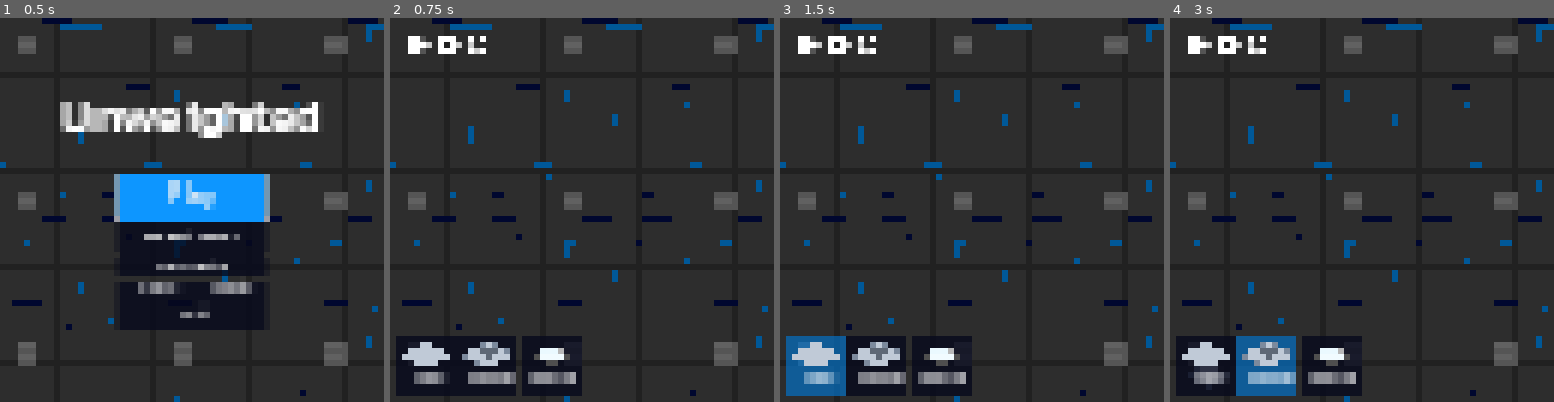
Above: before the commit, frames 1-4 (left to right).
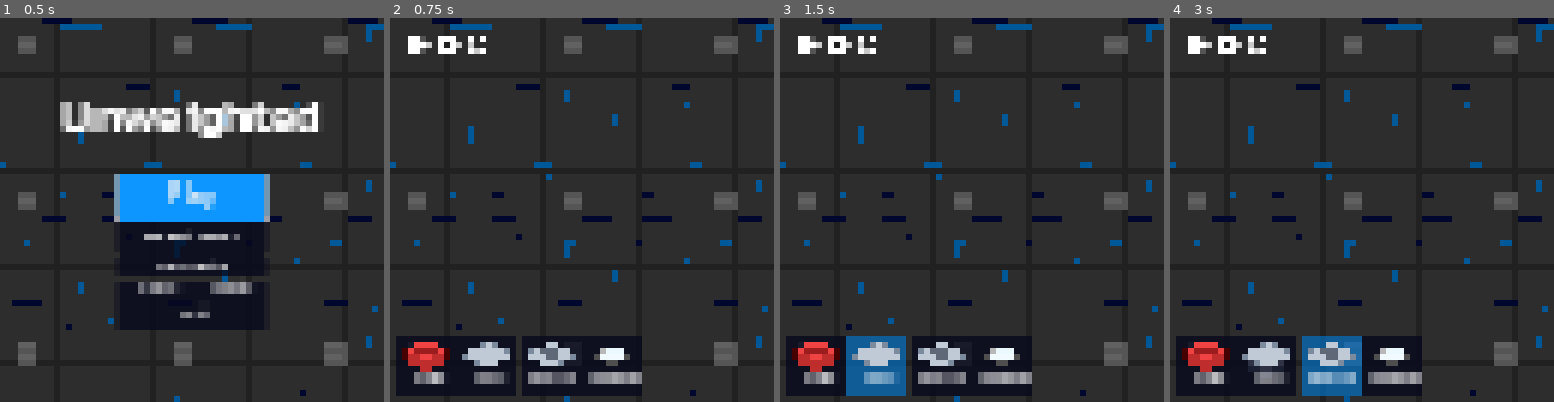
Above: after the commit, the same moments.

Repository: kdreese/gmtk-2022
Game: Godot game, scene res://src/states/menu.tscn
Same seed, same stepped clock (60 frames per second), same inputs: the game is played once before the commit and once after it.
Inputs (mouse positions are in pixels of both pictures, inside the frame that each line leads up to; where the layout moved, square brackets give the same spot in the first picture):
- Up to frame 1 (0.5 s): no input
- Up to frame 2 (0.75 s): click "Level Editor" at 0.5 s
- Up to frame 3 (1.5 s): click (879, 367) [814, 367] at 1.25 s
- Up to frame 4 (3 s): click (1204, 367) at 2.02 s; click (1331, 367) [1269, 367] at 2.75 s

Frame 1 is identical in both runs. In frame 2, 4.0% of the frame differs, in the area x 3-66%, y 82-99%; in frame 3, 7.1%; in frame 4, 7.4%.

Commit message:
Added erase functionality

Diff:
--- a/src/levels/level.gd
+++ b/src/levels/level.gd
@@ -20,16 +20,10 @@
 	ELBOW_DOWN_ON,
 }
 
-enum {
-	LEVEL_BUTTON = 0,
-	TOGGLE,
-	GATE
-}
-
 const CLASS_TO_SCENE : Dictionary = {
-	LEVEL_BUTTON: preload("res://src/objects/level_button.tscn"),
-	TOGGLE: preload("res://src/objects/toggle.tscn"),
-	GATE: preload("res://src/objects/gate.tscn"),
+	LevelObject.BUTTON: preload("res://src/objects/level_button.tscn"),
+	LevelObject.TOGGLE: preload("res://src/objects/toggle.tscn"),
+	LevelObject.GATE: preload("res://src/objects/gate.tscn"),
 }
 
 @export
@@ -49,11 +43,27 @@
 ## Array of arrays representing the objects controlled by each wire net.
 var wire_sinks: Array = []
 
-@onready var tile_map: TileMap = $TileMap
+## Onready vars (see post_init()):
+## The tile map for the level.
+var tile_map: TileMap
 ## A reference to the wire tile map. Not guaranteed to exist.
-@onready var wire_tile_map: TileMap = get_node_or_null("WireTileMap")
-
-@onready var objects: Node2D = $Objects
+var wire_tile_map: TileMap
+## The node that is the parent of all LevelObjects.
+var objects: Node2D
+
+
+## Load some common references.
+## In order to be able to export level data from a PackedScene without having to add it to the tree,
+## and thus hook up some references to LevelObjects, you can call this function. Basically it acts
+## as a phony @onready decorator for tile_map, wire_tile_map, and objects.
+func post_init() -> void:
+	tile_map = $TileMap
+	wire_tile_map = get_node_or_null("WireTileMap")
+	objects = $Objects
+
+
+func _ready() -> void:
+	post_init()
 
 
 func handle_player_move(grid_coords: Vector2) -> void:
@@ -296,14 +306,14 @@
 	cursor += 1
 
 	var level_ends := objects.get_children().filter(
-		func is_level_end(x): return x.get_object_type() == "LevelEnd"
+		func is_level_end(x): return x.get_object_type() == LevelObject.LEVEL_END
 	)
 	if len(level_ends) == 0:
 		return [false, "Level does not contain a finish tile."]
 	elif len(level_ends) > 1:
 		return [false, "Level has more than one finish tile."]
 
-	var finish_tile := tile_map.local_to_map(level_ends[0].position + Vector2(0, 16)) as Vector2i
+	var finish_tile := tile_map.local_to_map(level_ends[0].position - level_ends[0].get_position_offset()) as Vector2i
 
 	output.encode_s8(cursor, finish_tile.x)
 	cursor += 1
@@ -369,32 +379,24 @@
 	output.encode_s8(cursor, objects.get_child_count())
 	cursor += 1
 
-	for object in objects.get_children() as Array[Node]:
+	for object in objects.get_children() as Array[LevelObject]:
+		var coords := tile_map.local_to_map(object.position - object.get_position_offset()) as Vector2i
+		output.encode_s8(cursor, object.get_object_type())
+		output.encode_s8(cursor + 1, coords.x)
+		output.encode_s8(cursor + 2, coords.y)
 		match object.get_object_type():
-			"LevelButton":
+			LevelObject.BUTTON:
 				object = object as LevelButton
-				var coords := tile_map.local_to_map(object.position) as Vector2i
-				output.encode_s8(cursor, LEVEL_BUTTON)
-				output.encode_s8(cursor + 1, coords.x)
-				output.encode_s8(cursor + 2, coords.y)
 				var byte4 := object.minimum_weight as int
 				byte4 |= (object.maximum_weight & 0xF) << 4
 				output.encode_u8(cursor + 3, byte4)
-			"Toggle":
+			LevelObject.TOGGLE:
 				object = object as Toggle
-				var coords := tile_map.local_to_map(object.position) as Vector2i
-				output.encode_s8(cursor, TOGGLE)
-				output.encode_s8(cursor + 1, coords.x)
-				output.encode_s8(cursor + 2, coords.y)
 				var byte4 := object.minimum_weight as int
 				byte4 |= (object.maximum_weight & 0xF) << 4
 				output.encode_u8(cursor + 3, byte4)
-			"Gate":
+			LevelObject.GATE:
 				object = object as Gate
-				var coords := tile_map.local_to_map(object.position + Vector2(0, 8)) as Vector2i
-				output.encode_s8(cursor, GATE)
-				output.encode_s8(cursor + 1, coords.x)
-				output.encode_s8(cursor + 2, coords.y)
 				output.encode_u8(cursor + 3, object.is_open)
 
 		cursor += 4
@@ -425,6 +427,38 @@
 		tile_map.set_cell(layer, tile_br, 2, Vector2i(2, 0), 0)
 
 
+func remove_tile(coords: Vector2i) -> void:
+	var tile_tl := coords + Vector2i(-1, 0)
+	var tile_tr := coords + Vector2i(0, -1)
+	if (tile_map.get_cell_source_id(0, tile_tl) in [0, 1]
+		and tile_map.get_cell_source_id(0, tile_tr) in [0, 1]):
+		tile_map.set_cell(0, coords, 2, Vector2i(0, 0))
+	elif tile_map.get_cell_source_id(0, tile_tl) in [0, 1]:
+		tile_map.set_cell(0, coords, 2, Vector2i(2, 0), 0)
+	elif tile_map.get_cell_source_id(0, tile_tr) in [0, 1]:
+		tile_map.set_cell(0, coords, 2, Vector2i(2, 0), 1)
+	else:
+		tile_map.set_cell(0, coords, -1)
+
+	var tile_bl := coords + Vector2i(0, 1)
+	if (tile_map.get_cell_source_id(0, tile_bl) == 2
+		and	tile_map.get_cell_atlas_coords(0, tile_bl) == Vector2i(2, 0)
+		and	tile_map.get_cell_alternative_tile(0, tile_bl) == 1):
+		tile_map.set_cell(0, tile_bl, -1, Vector2i(0, 0))
+	elif (tile_map.get_cell_source_id(0, tile_bl) == 2
+		  and tile_map.get_cell_atlas_coords(0, tile_bl) == Vector2i(0, 0)):
+		tile_map.set_cell(0, tile_bl, 2, Vector2i(2, 0), 0)
+
+	var tile_br := coords + Vector2i(1, 0)
+	if (tile_map.get_cell_source_id(0, tile_br) == 2
+		and	tile_map.get_cell_atlas_coords(0, tile_br) == Vector2i(2, 0)
+		and	tile_map.get_cell_alternative_tile(0, tile_br) == 0):
+		tile_map.set_cell(0, tile_br, -1, Vector2i(0, 0))
+	elif (tile_map.get_cell_source_id(0, tile_br) == 2
+		  and tile_map.get_cell_atlas_coords(0, tile_br) == Vector2i(0, 0)):
+		tile_map.set_cell(0, tile_br, 2, Vector2i(2, 0), 1)
+
+
 func load_level_data(data: PackedByteArray) -> void:
 	tile_map.clear()
 	for child in objects.get_children():
@@ -447,7 +481,7 @@
 	place_tile(end_tile)
 	var level_end := preload("res://src/objects/level_end.tscn").instantiate() as LevelEnd
 	objects.add_child(level_end)
-	level_end.position = tile_map.map_to_local(end_tile) - Vector2(0, 16)
+	level_end.position = tile_map.map_to_local(end_tile) + level_end.get_position_offset()
 
 	level_end.minimum_weight = data.decode_s8(cursor)
 	cursor += 1
@@ -511,26 +545,24 @@
 			push_error("Object not connected to a wire net. (coords = %d, %d)" % [coords.x, coords.y])
 			continue
 
+		var object = CLASS_TO_SCENE[type].instantiate() as LevelObject
+		object.position = tile_map.map_to_local(coords) + object.get_position_offset()
 		match type:
-			LEVEL_BUTTON:
-				var button := CLASS_TO_SCENE[LEVEL_BUTTON].instantiate()
-				button.position = tile_map.map_to_local(coords)
+			LevelObject.BUTTON:
+				var button := object as LevelButton
 				button.minimum_weight = state & 0xF
 				button.maximum_weight = (state >> 4) & 0xF
 				button.button_pressed.connect(toggle_wire_net.bind(net_idx))
-				objects.add_child(button)
-			TOGGLE:
-				var toggle := CLASS_TO_SCENE[TOGGLE].instantiate()
-				toggle.position = tile_map.map_to_local(coords)
+			LevelObject.TOGGLE:
+				var toggle := object as Toggle
 				toggle.minimum_weight = state & 0xF
 				toggle.maximum_weight = (state >> 4) & 0xF
 				toggle.toggled.connect(toggle_wire_net.bind(net_idx))
-				objects.add_child(toggle)
-			GATE:
-				var gate := CLASS_TO_SCENE[GATE].instantiate()
-				gate.position = tile_map.map_to_local(coords) - Vector2(0, 8)
+			LevelObject.GATE:
+				var gate := object as Gate
 				# Gates delete the tile under them if they're closed.
 				place_tile(coords)
+				gate.tile_map = tile_map
 				gate.is_open = bool(state)
 				wire_sinks[net_idx].append(gate)
-				objects.add_child(gate)
+		objects.add_child(object)
--- a/src/objects/gate.gd
+++ b/src/objects/gate.gd
@@ -1,11 +1,20 @@
 class_name Gate
-extends Node2D
+extends LevelObject
 
 
 var tile_map: TileMap = null
 var grid_coords: Vector2
 
 @export var is_open: bool
+
+
+func get_object_type() -> int:
+	return GATE
+
+
+func get_position_offset() -> Vector2:
+	return Vector2(0, -8)
+
 
 # Called when the node enters the scene tree for the first time.
 func _ready() -> void:
@@ -25,8 +34,6 @@
 		tile_map.set_cell(0, grid_coords, -1)
 
 
-func get_object_type() -> String:
-	return "Gate"
 
 
 func update_animation_speed() -> void:
--- a/src/objects/level_button.gd
+++ b/src/objects/level_button.gd
@@ -1,5 +1,5 @@
 class_name LevelButton
-extends Area2D
+extends LevelObject
 
 
 signal button_pressed
@@ -11,6 +11,14 @@
 @export var maximum_weight: int = 6
 
 
+func get_object_type() -> int:
+	return BUTTON
+
+
+func get_position_offset() -> Vector2:
+	return Vector2.ZERO
+
+
 func _ready() -> void:
 	# Set the initial state to unpressed.
 	$Sprite2D.texture = unpressed_texture
@@ -18,8 +26,7 @@
 		$Indicator.queue_free()
 
 
-func get_object_type() -> String:
-	return "LevelButton"
+
 
 
 func set_pressed() -> void:
--- a/src/objects/level_end.gd
+++ b/src/objects/level_end.gd
@@ -1,5 +1,5 @@
 class_name LevelEnd
-extends Area2D
+extends LevelObject
 
 
 signal exit_reached_success
@@ -9,12 +9,18 @@
 @export var maximum_weight := 6
 
 
+func get_object_type() -> int:
+	return LEVEL_END
+
+
+func get_position_offset() -> Vector2:
+	return Vector2(0, -16)
+
+
 func _ready() -> void:
 	if minimum_weight == 1 and maximum_weight == 6:
 		$Indicator.queue_free()
 
-func get_object_type() -> String:
-	return "LevelEnd"
 
 func _on_LevelEnd_area_entered(area: Area2D) -> void:
 	if area.name != "Player":
--- /dev/null
+++ b/src/objects/level_object.gd
@@ -0,0 +1,19 @@
+class_name LevelObject
+extends Node2D
+
+enum {
+	LEVEL_END,
+	BUTTON,
+	TOGGLE,
+	GATE
+}
+
+
+func get_object_type() -> int:
+	push_error("Function not implemented.")
+	return -1
+
+
+func get_position_offset() -> Vector2:
+	push_error("Function not implemented.")
+	return Vector2.ZERO
--- a/src/objects/toggle.gd
+++ b/src/objects/toggle.gd
@@ -1,5 +1,5 @@
 class_name Toggle
-extends Area2D
+extends LevelObject
 
 signal toggled
 
@@ -7,13 +7,17 @@
 @export var maximum_weight: int = 6
 
 
+func get_object_type() -> int:
+	return TOGGLE
+
+
+func get_position_offset() -> Vector2:
+	return Vector2.ZERO
+
+
 func _ready() -> void:
 	if minimum_weight == 1 and maximum_weight == 6:
 		$Indicator.queue_free()
-
-
-func get_object_type() -> String:
-	return "Toggle"
 
 
 func _on_Toggle_area_entered(area: Area2D) -> void:
--- a/src/states/game.gd
+++ b/src/states/game.gd
@@ -58,19 +58,25 @@
 		remove_child(level)
 		level.queue_free()
 
+	# Instantiate the level, but don't add it to the tree.
 	level = level_scene.instantiate() as Level
-	add_child(level)
+	# Call our faux-ready function (see documentation).
+	level.post_init()
+
 	# Reload the level data to hook up all the right signals.
 	var result := level.save_level_data()
 	if not result[0]:
 		push_error("Could not save level data.")
 		return
-
 	level.load_level_data(result[1])
+
+	# Only now add the level to the scene tree.
+	add_child(level)
+
 	_load_level_internal()
 
 
-## Loads the level stored in the `level` node. Do not call directly
+## Loads the level stored in the `level` node. Do not call this function directly.
 func _load_level_internal():
 
 	var tile_map := level.get_node("TileMap") as TileMap
--- a/src/states/level_editor.gd
+++ b/src/states/level_editor.gd
@@ -1,10 +1,12 @@
 extends Node2D
 
 
-const BUTTON_IGNORE_BOX = Rect2(0, 0, 200, 100)
+const BUTTON_IGNORE_BOX := Rect2(0, 0, 200, 100)
+const OBJECT_PREVIEW_MODULATE := Color(1.0, 1.0, 1.0, 0.75)
 
 enum {
-	NOTHING,
+	NOTHING = 0,
+	ERASE,
 	NORMAL_TILE,
 	START_TILE,
 	FINISH_PAD
@@ -20,7 +22,7 @@
 var mouseover_tile: Vector2i = Vector2i(0,0)
 
 ## The object we are placing, if not a tile.
-var current_object: Node2D = null
+var current_object: LevelObject = null
 ## The position offset from tile center of the current object.
 var current_object_offset: Vector2 = Vector2(0, 0)
 
@@ -58,7 +60,7 @@
 			place_object(mouseover_tile)
 
 
-func mouse_entered_tile(current: Vector2i, prev: Vector2i) -> void:
+func mouse_entered_tile(current: Vector2i, _prev: Vector2i) -> void:
 	if Input.is_mouse_button_pressed(MOUSE_BUTTON_LEFT):
 		place_object(current)
 	else:
@@ -66,35 +68,82 @@
 
 
 func preview_object(coords: Vector2i)-> void:
-	level.tile_map.clear_layer(1)
-	if object_to_place == NOTHING:
-		free_current_object()
+	if object_to_place == ERASE:
+		preview_erase(coords)
 	elif object_to_place == NORMAL_TILE:
+		level.tile_map.clear_layer(1)
 		level.place_tile(coords, 1)
 	elif object_to_place == START_TILE:
+		level.tile_map.clear_layer(1)
 		level.place_tile(coords, 1)
 		level.tile_map.set_cell(1, coords, 1, Vector2i(0, 0))
 	elif object_to_place == FINISH_PAD:
 		if level.tile_map.get_cell_source_id(0, coords) == 0:
-			current_object.modulate = Color(1.0, 1.0, 1.0, 0.75)
-			current_object.position = level.tile_map.map_to_local(coords) + current_object_offset
+			current_object.modulate = OBJECT_PREVIEW_MODULATE
+			current_object.position = level.tile_map.map_to_local(coords) + current_object.get_position_offset()
 		else:
 			current_object.modulate = Color.TRANSPARENT
 
 
 func place_object(coords: Vector2i) -> void:
-	if object_to_place == NORMAL_TILE:
+	if object_to_place == ERASE:
+		erase(coords)
+	elif object_to_place == NORMAL_TILE:
 		level.place_tile(coords)
+		level.tile_map.clear_layer(1)
 	elif object_to_place == START_TILE:
 		level.place_tile(coords)
 		level.tile_map.set_cell(0, coords, 1, Vector2i(0, 0))
+		level.tile_map.clear_layer(1)
 		tile_button_group.get_pressed_button().button_pressed = false
 	elif object_to_place == FINISH_PAD:
 		if level.tile_map.get_cell_source_id(0, coords) == 0:
-			current_object.position = level.tile_map.map_to_local(coords) + current_object_offset
+			current_object.position = level.tile_map.map_to_local(coords) + current_object.get_position_offset()
 			current_object.modulate = Color.WHITE
 			current_object = null
 			tile_button_group.get_pressed_button().button_pressed = false
+
+
+func preview_erase(coords: Vector2i) -> void:
+	if current_object != null:
+		# We were previewing an erase somewhere else. Reset that modulate.
+		current_object.modulate = Color.WHITE
+
+	current_object = null
+
+	for source_id in [0, 1]:
+		var tiles := level.tile_map.get_used_cells_by_id(1, source_id, Vector2(0,0))
+		for tile in tiles:
+			level.place_tile(tile, 0)
+			if source_id == 1:
+				level.tile_map.set_cell(0, tile, source_id, Vector2i(0, 0))
+	level.tile_map.clear_layer(1)
+
+	# Check to see if there is an object on the tile we're on.
+	for object in level.objects.get_children() as Array[LevelObject]:
+		if level.tile_map.local_to_map(object.position - object.get_position_offset()) == coords:
+			current_object = object
+			current_object.modulate = OBJECT_PREVIEW_MODULATE
+			return
+
+	var source_id = level.tile_map.get_cell_source_id(0, coords)
+	if source_id in [0, 1]:
+		level.remove_tile(coords)
+		level.place_tile(coords, 1)
+		if source_id == 1:
+			level.tile_map.set_cell(1, coords, source_id, Vector2i(0, 0))
+
+
+func erase(coords: Vector2i) -> void:
+	if current_object != null:
+		# We shoudl erase this object.
+		level.objects.remove_child(current_object)
+		current_object.queue_free()
+		current_object = null
+		return
+
+	level.remove_tile(coords)
+	level.tile_map.clear_layer(1)
 
 
 func free_current_object():
@@ -105,13 +154,13 @@
 
 
 func button_toggled(toggled_on: bool, idx: int) -> void:
+	level.tile_map.clear_layer(1)
 	free_current_object()
 
 	if toggled_on:
 		object_to_place = idx
 		if object_to_place == FINISH_PAD:
 			current_object = preload("res://src/objects/level_end.tscn").instantiate() as LevelEnd
-			current_object_offset = Vector2(0, -16)
 			current_object.modulate = Color.TRANSPARENT
 			level.objects.add_child(current_object)
 	else:
--- a/src/states/level_editor.tscn
+++ b/src/states/level_editor.tscn
@@ -119,6 +119,10 @@
 layout_mode = 2
 size_flags_vertical = 3
 
+[node name="TileSelectButton4" parent="CanvasLayer/TileSelector/S/H" instance=ExtResource("6_hbphg")]
+layout_mode = 2
+button_text = "Erase"
+
 [node name="TileSelectButton" parent="CanvasLayer/TileSelector/S/H" instance=ExtResource("6_hbphg")]
 layout_mode = 2
 action_mode = 0
@@ -153,7 +157,8 @@
 [connection signal="pressed" from="CanvasLayer/UI/H/MenuButton" to="." method="go_to_menu"]
 [connection signal="pressed" from="CanvasLayer/UI/H/OptionsButton" to="." method="show_options"]
 [connection signal="pressed" from="CanvasLayer/UI/H/PlayButton" to="." method="play_level"]
-[connection signal="toggled" from="CanvasLayer/TileSelector/S/H/TileSelectButton" to="." method="button_toggled" binds= [1]]
-[connection signal="toggled" from="CanvasLayer/TileSelector/S/H/TileSelectButton2" to="." method="button_toggled" binds= [2]]
-[connection signal="toggled" from="CanvasLayer/TileSelector/S/H/TileSelectButton3" to="." method="button_toggled" binds= [3]]
+[connection signal="toggled" from="CanvasLayer/TileSelector/S/H/TileSelectButton4" to="." method="button_toggled" binds= [1]]
+[connection signal="toggled" from="CanvasLayer/TileSelector/S/H/TileSelectButton" to="." method="button_toggled" binds= [2]]
+[connection signal="toggled" from="CanvasLayer/TileSelector/S/H/TileSelectButton2" to="." method="button_toggled" binds= [3]]
+[connection signal="toggled" from="CanvasLayer/TileSelector/S/H/TileSelectButton3" to="." method="button_toggled" binds= [4]]
 [connection signal="options_exited" from="CanvasLayer/OptionsMenu" to="." method="options_exited"]
